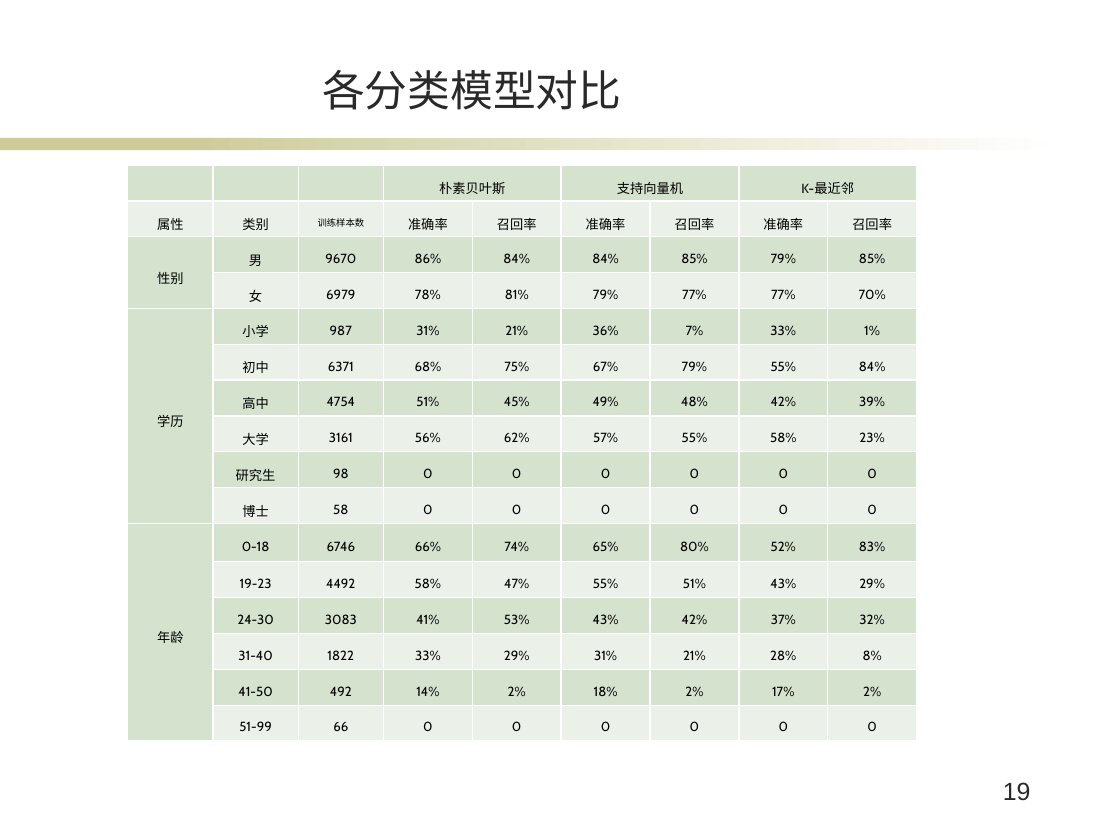
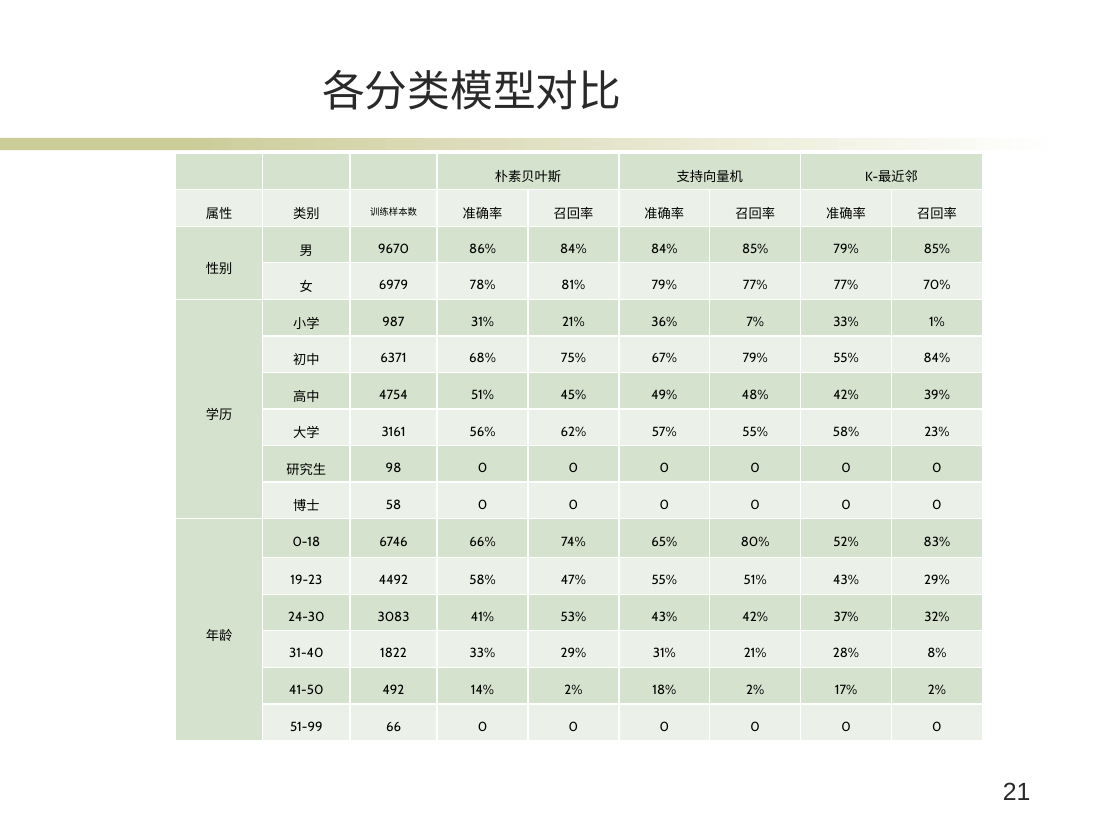
Before and after one commit to XuanBQ/SogouClientsPredict, a slide deck: slide 21 of bq_毕业答辩.pptx (slide 19 before the commit). Drawn at 1120x840 pixels with LibreOffice and Linux fonts; fonts in the diff are those of the drawing; background and template pictures are left out. Boxes give left, top, right and bottom in pixels: in the first picture for what was removed or moved away, otherwise in the second. Text is boxed around its words. In the diff, an @@ line names an element or a change of style, - is before the commit and + after.

```diff
--- a/bq_毕业答辩.pptx
+++ b/bq_毕业答辩.pptx
@@ table: place and size @@
-table at box(128, 165, 914, 740)
+table at box(176, 153, 982, 741)
@@ page number at box(1003, 782, 1031, 800): text changed @@
-19
+21
```
Also in this commit, not shown: 8 other slides changed, 2 slides added, 3 other files.
